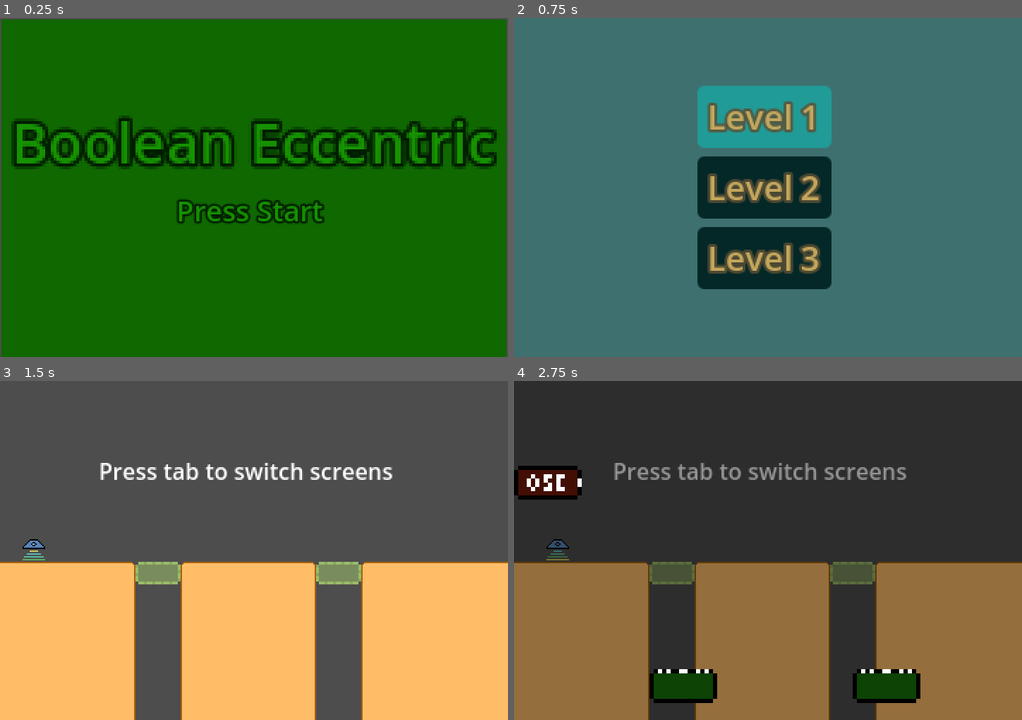
Above: before the commit, frames 1-4 (two rows, left to right).
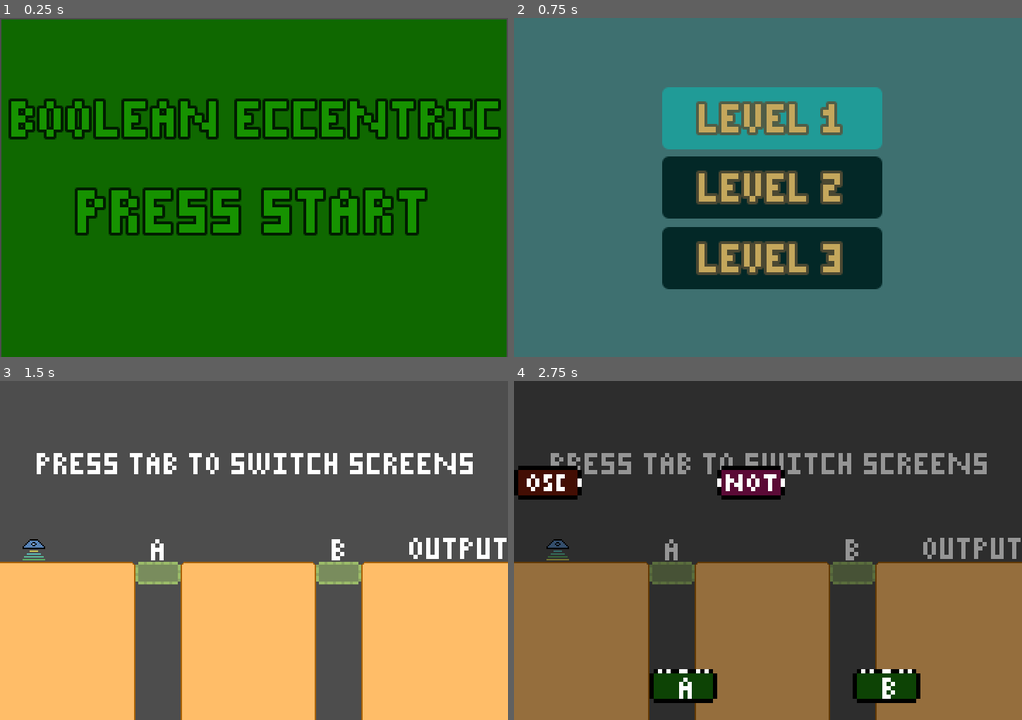
Above: after the commit, the same moments.

Repository: Gaelach-cael/puzzle-platformer-game
Game: Godot game, scene res://scenes/menu.tscn
Same seed, same stepped clock (60 frames per second), same inputs: the game is played once before the commit and once after it.
Inputs:
- Up to frame 1 (0.25 s): no input
- Up to frame 2 (0.75 s): tap Enter (start) at 0.5 s; hold D (right) from 0.53 s (still down); hold Enter (start) from 0.53 s (still down)
- Up to frame 3 (1.5 s): tap Tab (switch) at 0.8 s; release D (right) at 1.25 s; release Enter (start) at 1.25 s; click "Level 1" (after the commit: "LEVEL 1") at 1.25 s
- Up to frame 4 (2.75 s): tap Enter (start) at 2, 2.3 s; hold D (right) from 2.03 s (still down); tap Tab (switch) at 2.1 s

The runs differ from the first frame. In frame 1, 22% of the frame differs, in the area x 1-99%, y 23-65%; in frame 2, 15%; in frame 3, 4.0%; in frame 4, 5.0%.

Commit message:
FONT

Diff:
--- a/scenes/level 1/level1.tscn
+++ b/scenes/level 1/level1.tscn
@@ -1,10 +1,11 @@
-[gd_scene load_steps=8 format=4 uid="uid://dq6yl8om5pm8r"]
+[gd_scene load_steps=10 format=4 uid="uid://dq6yl8om5pm8r"]
 
 [ext_resource type="Script" path="res://scripts/level_1.gd" id="1_1mmo5"]
 [ext_resource type="Texture2D" uid="uid://dv2v8q1n5516o" path="res://assets/tiles/tileset screen 1.png" id="1_qrabu"]
 [ext_resource type="PackedScene" uid="uid://6lq6euynokya" path="res://scenes/breakawayfloor.tscn" id="2_yba6s"]
 [ext_resource type="PackedScene" uid="uid://ilhqnnxkebqe" path="res://scenes/UFO.tscn" id="3_ylp4s"]
 [ext_resource type="Script" path="res://scripts/player.gd" id="4_4a8pn"]
+[ext_resource type="Theme" uid="uid://dmbmaqjf7i14c" path="res://theme/HUDtext.tres" id="6_02a7y"]
 
 [sub_resource type="TileSetAtlasSource" id="TileSetAtlasSource_2uair"]
 resource_name = "screen 1"
@@ -22,6 +23,9 @@
 physics_layer_0/collision_layer = 1
 sources/0 = SubResource("TileSetAtlasSource_2uair")
 
+[sub_resource type="RectangleShape2D" id="RectangleShape2D_qo1qf"]
+size = Vector2(69, 19)
+
 [node name="Node2D" type="Node2D"]
 script = ExtResource("1_1mmo5")
 
@@ -31,6 +35,12 @@
 
 [node name="Camera2D" type="Camera2D" parent="TileMapLayer"]
 position = Vector2(180, 120)
+
+[node name="Area2D" type="Area2D" parent="."]
+
+[node name="CollisionShape2D" type="CollisionShape2D" parent="Area2D"]
+position = Vector2(324.5, 118.5)
+shape = SubResource("RectangleShape2D_qo1qf")
 
 [node name="Floor A" parent="." instance=ExtResource("2_yba6s")]
 position = Vector2(112, 136)
@@ -44,9 +54,34 @@
 position = Vector2(24, 120)
 script = ExtResource("4_4a8pn")
 
-[node name="Label" type="Label" parent="."]
-offset_left = 70.0
-offset_top = 52.0
-offset_right = 279.0
-offset_bottom = 75.0
-text = "Press tab to switch screens"
+[node name="HUDTEXT" type="Label" parent="."]
+offset_left = 26.0
+offset_top = 51.0
+offset_right = 338.0
+offset_bottom = 66.0
+theme = ExtResource("6_02a7y")
+text = "PRESS TAB TO SWITCH SCREENS"
+
+[node name="A" type="Label" parent="HUDTEXT"]
+layout_mode = 0
+offset_left = 81.0
+offset_top = 61.0
+offset_right = 93.0
+offset_bottom = 76.0
+text = "A"
+
+[node name="B" type="Label" parent="HUDTEXT"]
+layout_mode = 0
+offset_left = 209.0
+offset_top = 61.0
+offset_right = 221.0
+offset_bottom = 76.0
+text = "B"
+
+[node name="wintext" type="Label" parent="HUDTEXT"]
+layout_mode = 0
+offset_left = 264.0
+offset_top = 60.0
+offset_right = 336.0
+offset_bottom = 77.0
+text = "OUTPUT"
--- a/scenes/level 1/screen2.tscn
+++ b/scenes/level 1/screen2.tscn
@@ -1,8 +1,10 @@
-[gd_scene load_steps=6 format=3 uid="uid://cxu6gso6seova"]
+[gd_scene load_steps=8 format=3 uid="uid://cxu6gso6seova"]
 
 [ext_resource type="Texture2D" uid="uid://3ux8a2txfrv4" path="res://assets/tiles/tileset screen 2.png" id="1_ffmix"]
 [ext_resource type="Script" path="res://scripts/screen_2.gd" id="1_slgnn"]
 [ext_resource type="Theme" uid="uid://cdhcndcrurt4y" path="res://theme/BG.tres" id="2_bp574"]
+[ext_resource type="Theme" uid="uid://bprn83kosu0op" path="res://theme/state.tres" id="4_glrbq"]
+[ext_resource type="Theme" uid="uid://b48fdj25th3xi" path="res://theme/screen2.tres" id="5_jdm2b"]
 
 [sub_resource type="TileSetAtlasSource" id="TileSetAtlasSource_7ir1o"]
 texture = ExtResource("1_ffmix")
@@ -22,12 +24,50 @@
 script = ExtResource("1_slgnn")
 
 [node name="bg" type="Label" parent="."]
-offset_right = 361.0
+offset_right = 360.0
 offset_bottom = 240.0
 theme = ExtResource("2_bp574")
 theme_type_variation = &"HeaderMedium"
 
 [node name="TileMapLayer" type="TileMapLayer" parent="."]
 scale = Vector2(3, 3)
-tile_map_data = PackedByteArray(0, 0, 2, 0, 4, 0, 2, 0, 1, 0, 2, 0, 0, 0, 5, 0, 4, 0, 2, 0, 1, 0, 2, 0, 0, 0, 0, 0, 1, 0, 2, 0, 0, 0, 2, 0, 0, 0)
+tile_map_data = PackedByteArray(0, 0, 2, 0, 4, 0, 2, 0, 1, 0, 2, 0, 0, 0, 5, 0, 4, 0, 2, 0, 1, 0, 2, 0, 0, 0, 0, 0, 1, 0, 2, 0, 0, 0, 2, 0, 0, 0, 3, 0, 1, 0, 2, 0, 1, 0, 0, 0, 0, 0)
 tile_set = SubResource("TileSet_0xwjf")
+
+[node name="oscbutton" type="Button" parent="TileMapLayer"]
+offset_left = 14.0
+offset_top = 22.0
+offset_right = 17.0
+offset_bottom = 26.0
+theme = ExtResource("4_glrbq")
+action_mode = 0
+
+[node name="Not_input" type="Button" parent="TileMapLayer"]
+offset_left = 47.0
+offset_top = 22.0
+offset_right = 50.0
+offset_bottom = 26.0
+theme = ExtResource("4_glrbq")
+
+[node name="Not_output" type="Button" parent="TileMapLayer"]
+offset_left = 62.0
+offset_top = 22.0
+offset_right = 65.0
+offset_bottom = 26.0
+theme = ExtResource("4_glrbq")
+
+[node name="A" type="Label" parent="TileMapLayer"]
+offset_left = 38.6667
+offset_top = 70.3333
+offset_right = 42.6667
+offset_bottom = 75.3333
+theme = ExtResource("5_jdm2b")
+text = "A"
+
+[node name="B" type="Label" parent="TileMapLayer"]
+offset_left = 86.6667
+offset_top = 70.0
+offset_right = 90.6667
+offset_bottom = 75.0
+theme = ExtResource("5_jdm2b")
+text = "B"
--- a/scenes/levelselect.tscn
+++ b/scenes/levelselect.tscn
@@ -21,29 +21,32 @@
 theme = ExtResource("2_vit10")
 
 [node name="level 1" type="Button" parent="."]
-offset_left = 130.0
-offset_top = 48.0
-offset_right = 225.0
-offset_bottom = 92.0
+layout_mode = 0
+offset_left = 105.0
+offset_top = 49.0
+offset_right = 261.0
+offset_bottom = 93.0
 theme = ExtResource("2_vit10")
-text = "Level 1"
+text = "LEVEL 1"
 
 [node name="level 2(unimplemented)" type="Button" parent="."]
-offset_left = 130.0
+layout_mode = 0
+offset_left = 105.0
 offset_top = 98.0
-offset_right = 225.0
+offset_right = 261.0
 offset_bottom = 142.0
 theme = ExtResource("2_vit10")
 disabled = true
-text = "Level 2"
+text = "LEVEL 2"
 
 [node name="level 3(unimplemented)" type="Button" parent="."]
-offset_left = 130.0
+layout_mode = 0
+offset_left = 105.0
 offset_top = 148.0
-offset_right = 225.0
+offset_right = 261.0
 offset_bottom = 192.0
 theme = ExtResource("2_vit10")
 disabled = true
-text = "Level 3"
+text = "LEVEL 3"
 
 [connection signal="pressed" from="level 1" to="." method="_on_level_1_pressed"]
--- a/scenes/menu.tscn
+++ b/scenes/menu.tscn
@@ -27,29 +27,29 @@
 [node name="title" type="Label" parent="."]
 layout_mode = 1
 anchors_preset = -1
-anchor_left = 0.052
+anchor_left = 0.019
 anchor_top = 0.237
-anchor_right = 0.931
-anchor_bottom = 0.454
-offset_left = -11.668
+anchor_right = 0.994
+anchor_bottom = 0.349
+offset_left = 0.179
 offset_top = 1.59399
-offset_right = -155.229
-offset_bottom = -22.052
-scale = Vector2(2, 2)
+offset_right = -174.846
+offset_bottom = -12.062
 theme = ExtResource("2_lcfld")
-text = "Boolean Eccentric"
+text = "BOOLEAN ECCENTRIC"
 
 [node name="subtitle" type="Label" parent="."]
 layout_mode = 1
 anchors_preset = -1
-anchor_left = 0.197
-anchor_top = 0.512
-anchor_right = 0.789
+anchor_left = 0.15
+anchor_top = 0.508
+anchor_right = 0.852
 anchor_bottom = 0.629
-offset_left = -1.72301
-offset_top = -0.856003
-offset_right = 2.15698
-offset_bottom = -0.701996
+offset_left = 0.149998
+offset_top = 0.0960007
+offset_right = 0.131989
+offset_bottom = 1.298
 theme = ExtResource("2_lcfld")
-text = "Press Start"
+theme_type_variation = &"HeaderMedium"
+text = "PRESS START"
 horizontal_alignment = 1
--- a/scenes/pause.tscn
+++ b/scenes/pause.tscn
@@ -22,34 +22,34 @@
 
 [node name="Label" type="Label" parent="."]
 layout_mode = 0
-offset_left = 104.0
-offset_top = 12.0
-offset_right = 202.0
-offset_bottom = 51.0
+offset_left = 93.0
+offset_top = 11.0
+offset_right = 213.0
+offset_bottom = 50.0
 scale = Vector2(1.5, 1.5)
 theme = ExtResource("1_5sbeg")
 theme_type_variation = &"HeaderLarge"
-text = "Paused"
+text = "PAUSED"
 horizontal_alignment = 1
 vertical_alignment = 1
 
 [node name="cont" type="Button" parent="."]
 layout_mode = 0
-offset_left = 119.0
-offset_top = 78.0
-offset_right = 237.0
-offset_bottom = 121.0
+offset_left = 80.0
+offset_top = 73.0
+offset_right = 282.0
+offset_bottom = 116.0
 theme = ExtResource("1_5sbeg")
-text = "Continue"
+text = "CONTINUE"
 
 [node name="ret->Lselect" type="Button" parent="."]
 layout_mode = 0
-offset_left = 41.0
-offset_top = 127.0
-offset_right = 311.0
-offset_bottom = 170.0
+offset_left = 19.0
+offset_top = 126.0
+offset_right = 352.0
+offset_bottom = 169.0
 theme = ExtResource("1_5sbeg")
-text = "Return to Level Select"
+text = "GOTO LEVEL SELECT"
 
 [node name="ret->Menu" type="Button" parent="."]
 layout_mode = 0
@@ -58,7 +58,7 @@
 offset_right = 279.0
 offset_bottom = 219.0
 theme = ExtResource("1_5sbeg")
-text = "Return to Menu
+text = "GOTO MENU
 "
 
 [connection signal="pressed" from="cont" to="." method="_on_cont_pressed"]
--- /dev/null
+++ b/theme/HUDtext.tres
@@ -0,0 +1,7 @@
+[gd_resource type="Theme" load_steps=2 format=3 uid="uid://dmbmaqjf7i14c"]
+
+[ext_resource type="FontFile" uid="uid://p7fsq5iyjvsr" path="res://fonts/pixel.ttf" id="1_g8b5h"]
+
+[resource]
+Label/font_sizes/font_size = 18
+Label/fonts/font = ExtResource("1_g8b5h")
--- a/theme/Lselect.tres
+++ b/theme/Lselect.tres
@@ -1,4 +1,6 @@
-[gd_resource type="Theme" load_steps=6 format=3 uid="uid://cm8i1r4e3tsvl"]
+[gd_resource type="Theme" load_steps=7 format=3 uid="uid://cm8i1r4e3tsvl"]
+
+[ext_resource type="FontFile" uid="uid://p7fsq5iyjvsr" path="res://fonts/pixel.ttf" id="1_6em6x"]
 
 [sub_resource type="StyleBoxFlat" id="StyleBoxFlat_xg34y"]
 bg_color = Color(0.0133455, 0.15719, 0.152179, 1)
@@ -41,8 +43,10 @@
 Button/colors/font_pressed_color = Color(0.768627, 0.654902, 0.360784, 1)
 Button/constants/outline_size = 8
 Button/font_sizes/font_size = 24
+Button/fonts/font = ExtResource("1_6em6x")
 Button/styles/disabled = SubResource("StyleBoxFlat_xg34y")
 Button/styles/hover = SubResource("StyleBoxFlat_4g5oq")
 Button/styles/normal = SubResource("StyleBoxFlat_twvcn")
 Button/styles/pressed = SubResource("StyleBoxFlat_p2mpg")
+Label/font_sizes/font_size = 16
 Label/styles/normal = SubResource("StyleBoxFlat_6ceoj")
--- a/theme/Menu.tres
+++ b/theme/Menu.tres
@@ -1,4 +1,6 @@
-[gd_resource type="Theme" load_steps=2 format=3 uid="uid://b1o5e13xqnnd"]
+[gd_resource type="Theme" load_steps=3 format=3 uid="uid://b1o5e13xqnnd"]
+
+[ext_resource type="FontFile" uid="uid://p7fsq5iyjvsr" path="res://fonts/pixel.ttf" id="1_da6t8"]
 
 [sub_resource type="StyleBoxFlat" id="StyleBoxFlat_2qvff"]
 bg_color = Color(0.0615, 0.41, 0, 1)
@@ -12,10 +14,13 @@
 Button/styles/focus = null
 Button/styles/hover = null
 Button/styles/normal = null
+HeaderMedium/constants/outline_size = 8
+HeaderMedium/font_sizes/font_size = 36
 HeaderSmall/styles/normal = SubResource("StyleBoxFlat_2qvff")
 Label/colors/font_color = Color(0.0862745, 0.572549, 0, 1)
 Label/colors/font_outline_color = Color(0, 0.113725, 0, 1)
 Label/colors/font_shadow_color = Color(0, 0, 0, 0)
-Label/constants/outline_size = 6
-Label/font_sizes/font_size = 20
+Label/constants/outline_size = 8
+Label/font_sizes/font_size = 30
+Label/fonts/font = ExtResource("1_da6t8")
 Label/styles/normal = null
--- a/theme/pause.tres
+++ b/theme/pause.tres
@@ -1,4 +1,6 @@
-[gd_resource type="Theme" load_steps=5 format=3 uid="uid://cl8a3sorjk7qm"]
+[gd_resource type="Theme" load_steps=6 format=3 uid="uid://cl8a3sorjk7qm"]
+
+[ext_resource type="FontFile" uid="uid://p7fsq5iyjvsr" path="res://fonts/pixel.ttf" id="1_yuk24"]
 
 [sub_resource type="StyleBoxFlat" id="StyleBoxFlat_a2s14"]
 bg_color = Color(0.224747, 0.0728, 0.28, 1)
@@ -31,13 +33,15 @@
 Button/colors/font_outline_color = Color(0.478183, 0.2535, 0.65, 1)
 Button/colors/font_pressed_color = Color(0.803922, 0.552941, 0.890196, 1)
 Button/constants/outline_size = 6
-Button/font_sizes/font_size = 25
+Button/font_sizes/font_size = 30
+Button/fonts/font = ExtResource("1_yuk24")
 Button/styles/focus = null
 Button/styles/hover = SubResource("StyleBoxFlat_a2s14")
 Button/styles/normal = SubResource("StyleBoxFlat_4uljn")
 Button/styles/pressed = SubResource("StyleBoxFlat_2d47q")
 HeaderLarge/colors/font_color = Color(0.735467, 0.448, 0.8, 1)
 HeaderLarge/colors/font_outline_color = Color(0.28336, 0.1656, 0.46, 1)
-HeaderLarge/constants/outline_size = 5
-HeaderLarge/font_sizes/font_size = 28
+HeaderLarge/constants/outline_size = 8
+HeaderLarge/font_sizes/font_size = 30
+HeaderLarge/fonts/font = ExtResource("1_yuk24")
 HeaderSmall/styles/normal = SubResource("StyleBoxFlat_w38mp")
--- /dev/null
+++ b/theme/screen2.tres
@@ -0,0 +1,7 @@
+[gd_resource type="Theme" load_steps=2 format=3 uid="uid://b48fdj25th3xi"]
+
+[ext_resource type="FontFile" uid="uid://p7fsq5iyjvsr" path="res://fonts/pixel.ttf" id="1_n4js0"]
+
+[resource]
+Label/font_sizes/font_size = 6
+Label/fonts/font = ExtResource("1_n4js0")
--- /dev/null
+++ b/theme/state.tres
@@ -0,0 +1,14 @@
+[gd_resource type="Theme" load_steps=4 format=3 uid="uid://bprn83kosu0op"]
+
+[sub_resource type="StyleBoxFlat" id="StyleBoxFlat_mtdby"]
+bg_color = Color(0, 0, 0, 0.462745)
+
+[sub_resource type="StyleBoxEmpty" id="StyleBoxEmpty_0keem"]
+
+[sub_resource type="StyleBoxFlat" id="StyleBoxFlat_yvkyr"]
+bg_color = Color(0.64, 0.64, 0.64, 0.572549)
+
+[resource]
+Button/styles/hover = SubResource("StyleBoxFlat_mtdby")
+Button/styles/normal = SubResource("StyleBoxEmpty_0keem")
+Button/styles/pressed = SubResource("StyleBoxFlat_yvkyr")
Binary file added: fonts/pixel.ttf
Not shown, added: fonts/pixel.ttf.import
